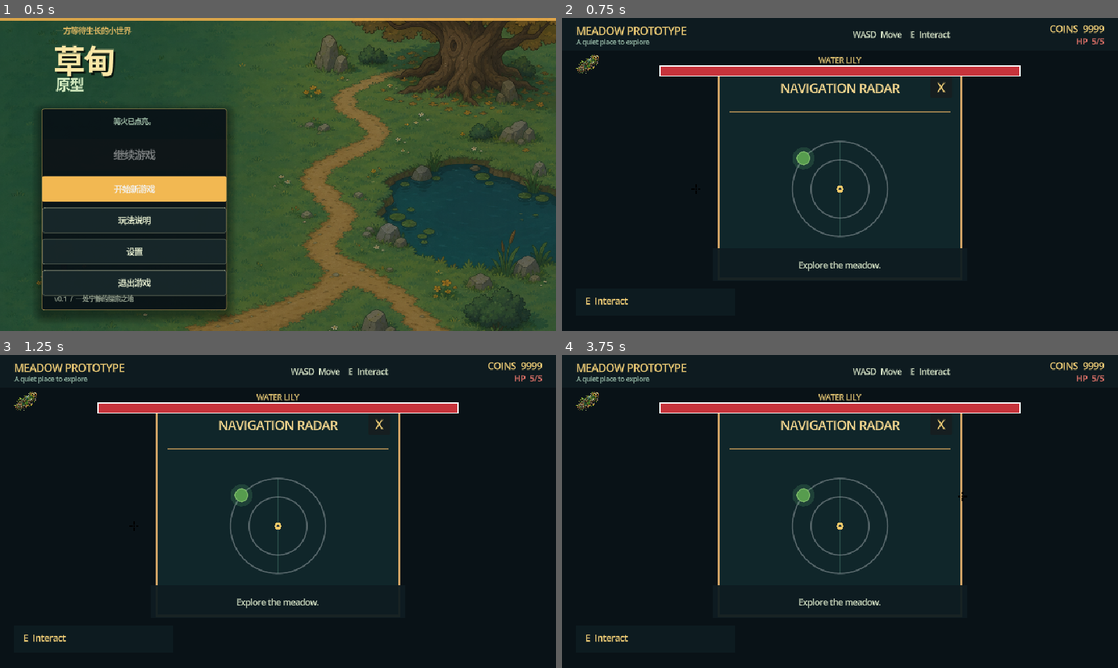
Above: before the commit, frames 1-4 (two rows, left to right).
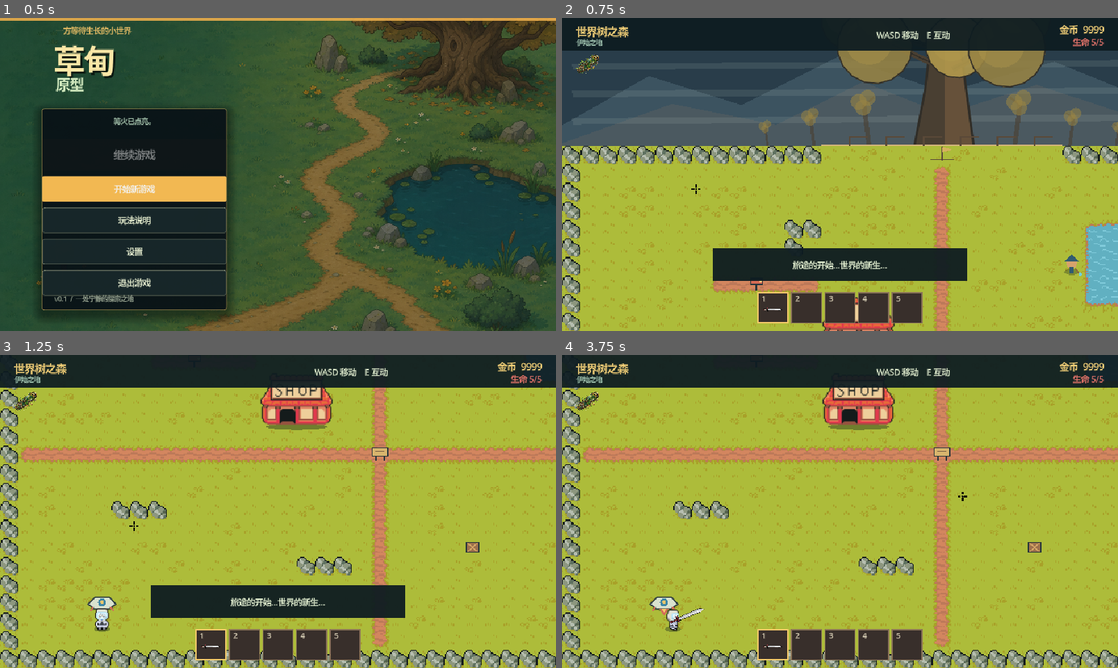
Above: after the commit, the same moments.

Repository: Neikos0493/Project_Grow
Game: Godot game, scene res://MainMenu.tscn
Two runs of this game, one before a commit and one after it. Both use one fixed random seed, a clock stepped at 60 frames per second and the inputs below.
Inputs (mouse positions are in pixels of both pictures, inside the frame that each line leads up to):
- Up to frame 1 (0.5 s): no input
- Up to frame 2 (0.75 s): click "开始新游戏" at 0.5 s
- Up to frame 3 (1.25 s): no input
- Up to frame 4 (3.75 s): click (589, 401) at 1.25 s; click (801, 495) at 2.02 s; click (928, 445) at 2.75 s, where only the run before the commit has a clickable "X"; move the mouse to (962, 495) at 3.52 s; press the mouse at (962, 495) at 3.53 s; hold D (move_right) from 3.53 s (still down)

Frame 1 is identical in both runs. In frame 2, 86% of the frame differs, in the area x 0-100%, y 2-100%; in frame 3, 85%; in frame 4, 90%.
Error before the commit: Parse Error: Identifier "controls_locked" not declared in the current scope. (res://scripts/player.gd:62)

Commit message:
Fix player control lock declaration

Diff:
--- a/scripts/player.gd
+++ b/scripts/player.gd
@@ -32,6 +32,7 @@
 @onready var character_sprite: AnimatedSprite2D = $CharacterSprite
 
 var hit_sound_player: AudioStreamPlayer
+var controls_locked := false
 var facing := Vector2.DOWN
 var health := MAX_HEALTH
 var dead := false
@@ -115,7 +116,7 @@
 	if not is_instance_valid(character_sprite) or character_sprite.sprite_frames == null:
 		return
 	var direction := _cardinal_direction(facing)
-	var moving := velocity.length_squared() > 20.0 and not controls_locked and not dead
+	var moving: bool = velocity.length_squared() > 20.0 and not controls_locked and not dead
 	var animation_name := ("walk_" if moving else "idle_") + direction
 	if character_sprite.animation != animation_name:
 		character_sprite.play(animation_name)
